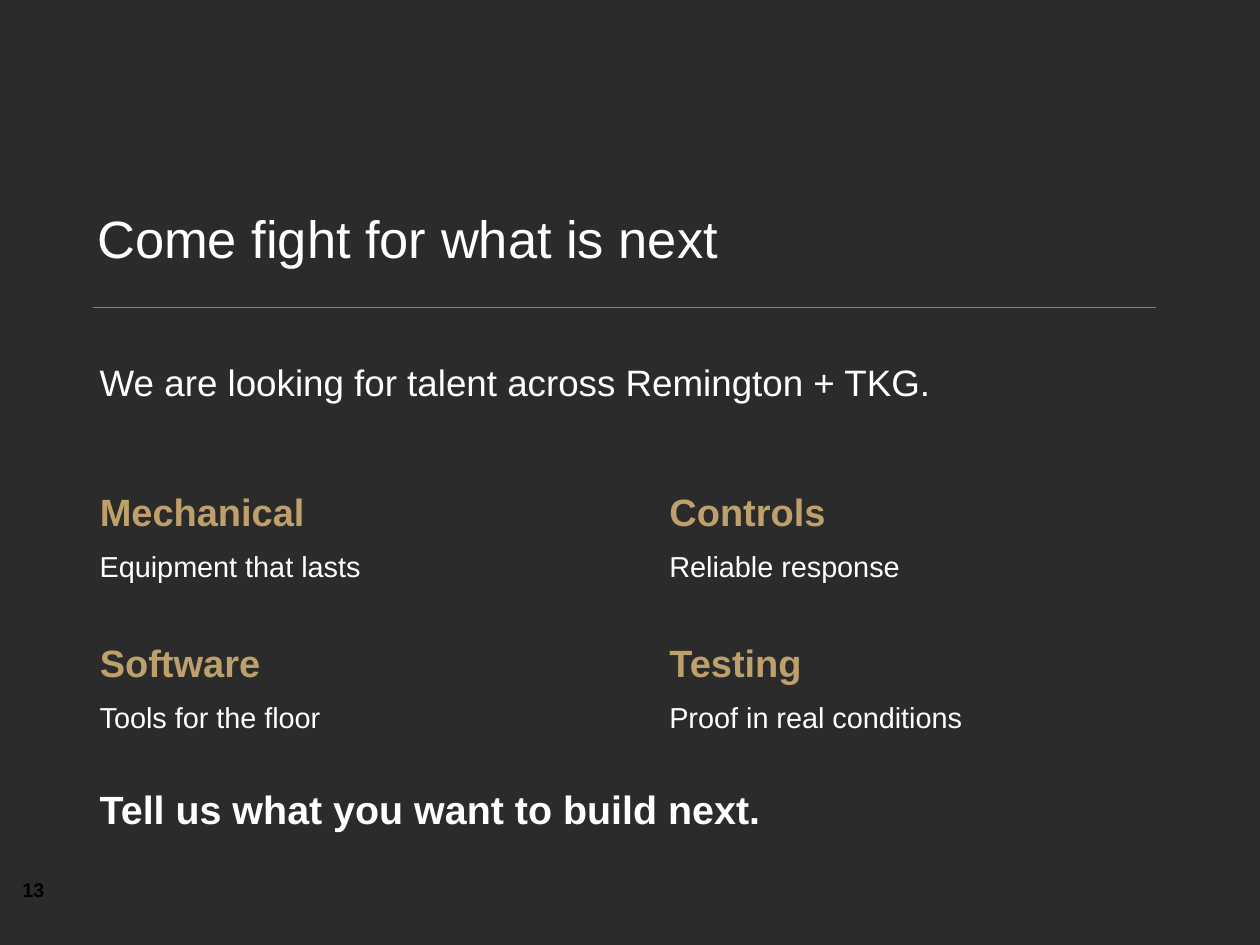
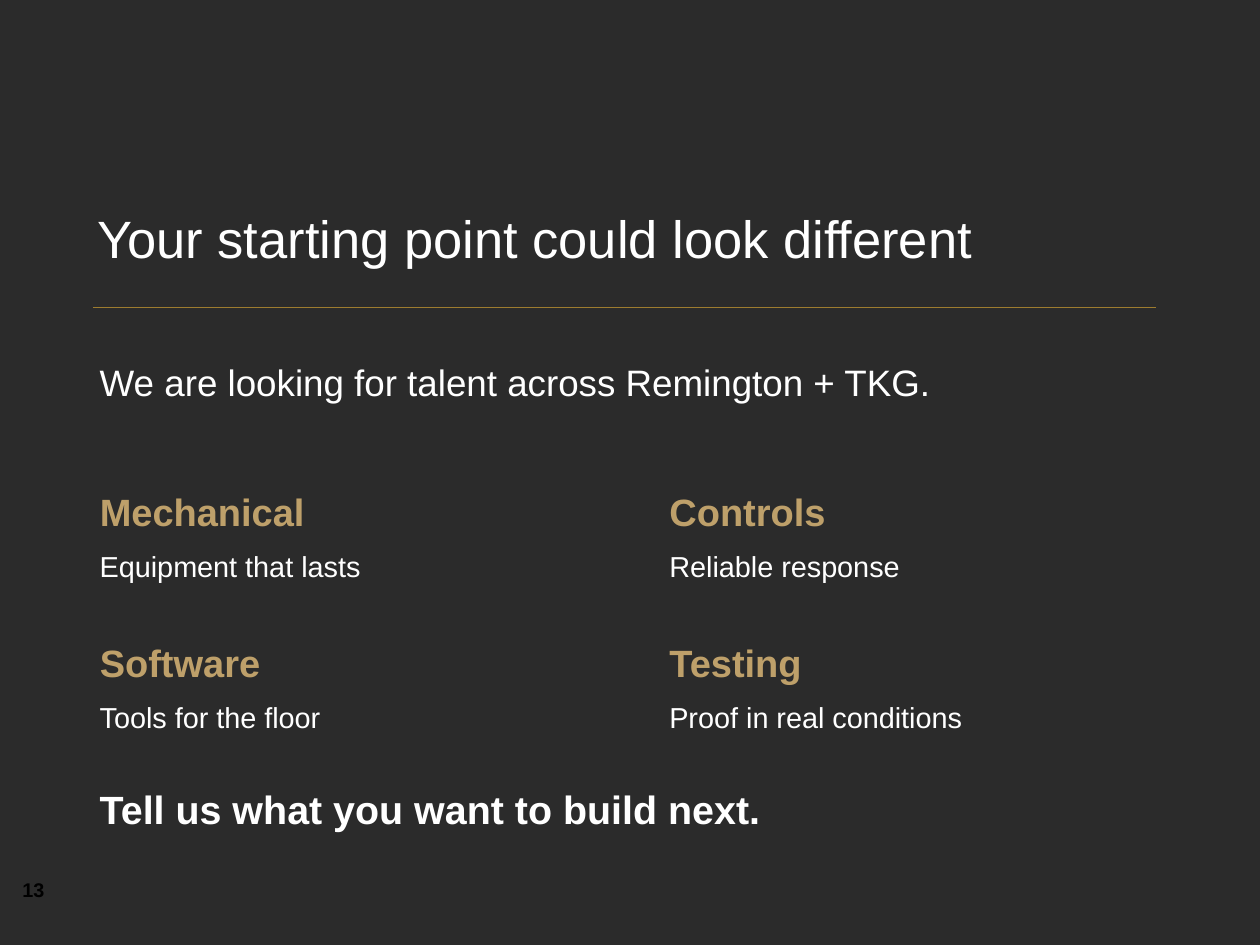
Before and after one commit to YeChamo/part-tracking-demo-ualr, a slide deck: slide 13 of docs/presentation/Engineering_at_The_Kinetic_Group.pptx. Drawn at 1260x945 pixels with LibreOffice and Linux fonts; fonts in the diff are those of the drawing; background and template pictures are left out; a plain dark background stands for a picture behind light text. Boxes give left, top, right and bottom in pixels: in the first picture for what was removed or moved away, otherwise in the second. Text is boxed around its words. In the diff, an @@ line names an element or a change of style, - is before the commit and + after.

```diff
--- a/docs/presentation/Engineering_at_The_Kinetic_Group.pptx
+++ b/docs/presentation/Engineering_at_The_Kinetic_Group.pptx
@@ text at [97,220,972,269]: text changed @@
-Come fight for what is next
+Your starting point could look different
```
Also in this commit, not shown: 9 other slides changed, 1 slide added, 1 slide removed, 7 other files.
